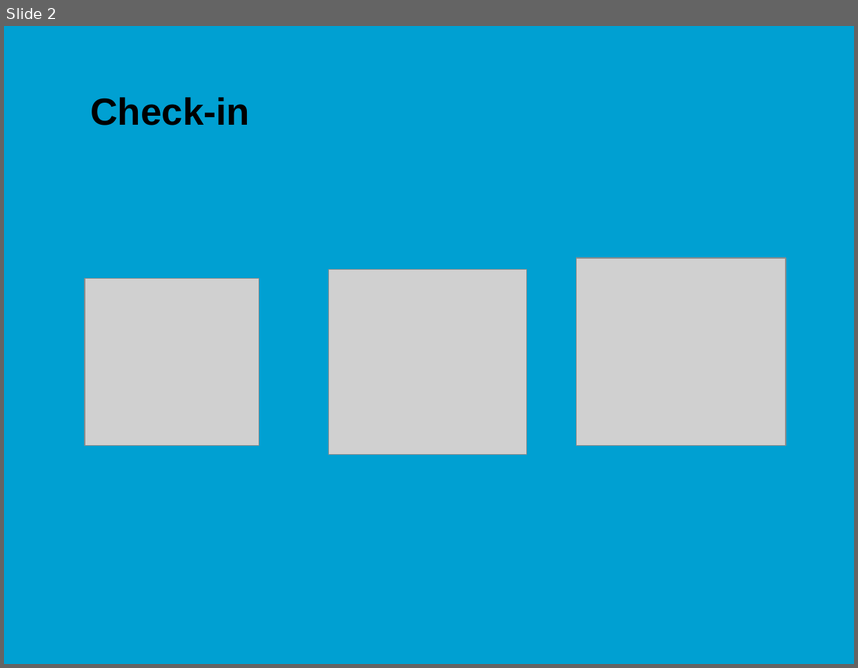
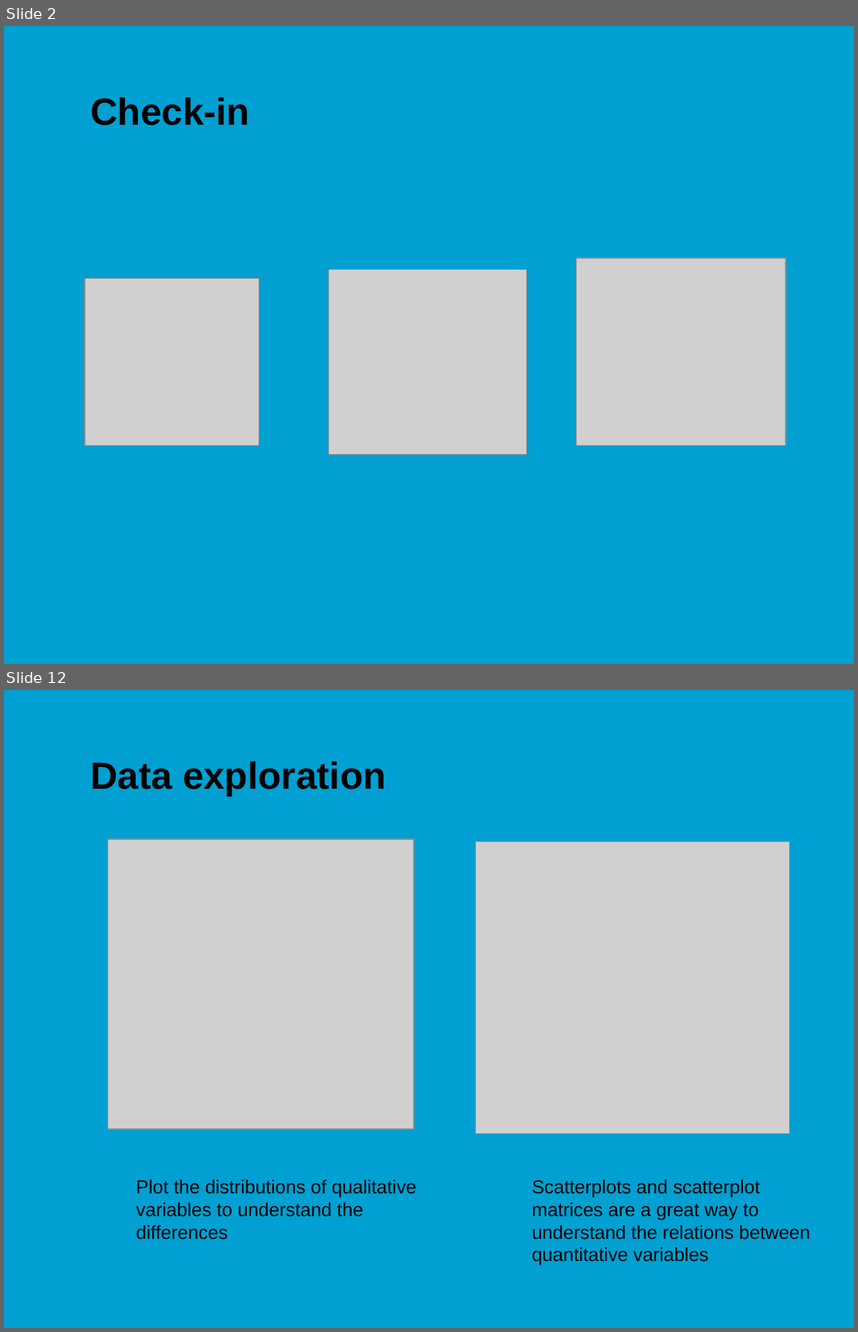
Before and after one commit to jonasmoons/data-driven-learning, a slide deck: slides/ddl-w6l1.pptx. Shown one above the other, each under a label of ours: slide 2 before the commit, slides 2 and 12 after it; the slides between them are not shown. The pictures are 858x668 and 858x1332 pixels, drawn with LibreOffice and Linux fonts; fonts in the diff are those of the drawing; grey boxes stand for pictures; background and template pictures are left out. Boxes give left, top, right and bottom in pixels: in the first picture for what was removed or moved away, otherwise in the second. Text is boxed around its words. In the diff, an @@ line names an element or a change of style, - is before the commit and + after.

```diff
--- a/slides/ddl-w6l1.pptx
+++ b/slides/ddl-w6l1.pptx
@@ slide 12 added at [4,690,854,1328], background picture (left out) @@
@@ title added at [90,761,386,795], 32 pt, text #000000, bold @@
+Data exploration
@@ picture added at [107,839,414,1129] @@
@@ picture added at [476,841,789,1134] @@
@@ text added at [136,1179,417,1239], 16 pt, text #000000 @@
+Plot the distributions of qualitative variables to understand the differences
@@ text added at [532,1179,810,1265], 16 pt, text #000000 @@
+Scatterplots and scatterplot matrices are a great way to understand the relations between quantitative variables
```
Also in this commit, not shown: 5 slides changed, 21 other slides added, 11 slides removed, 7 other files.
